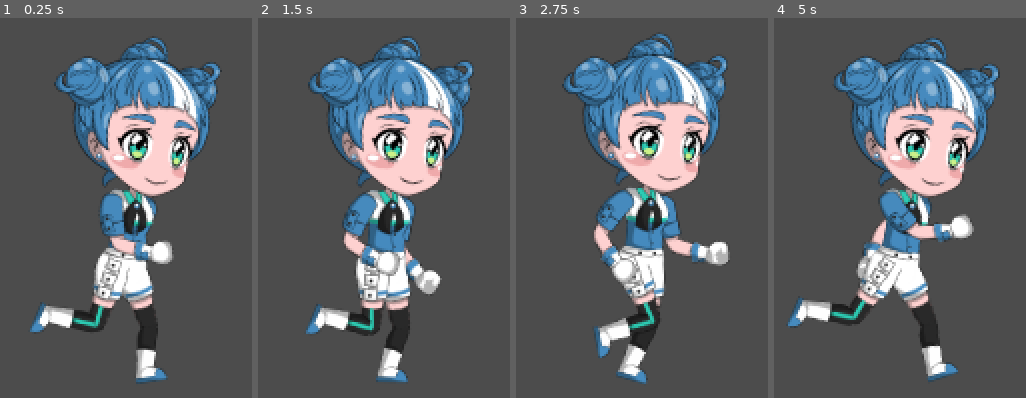
Above: before the commit, frames 1-4 (left to right).
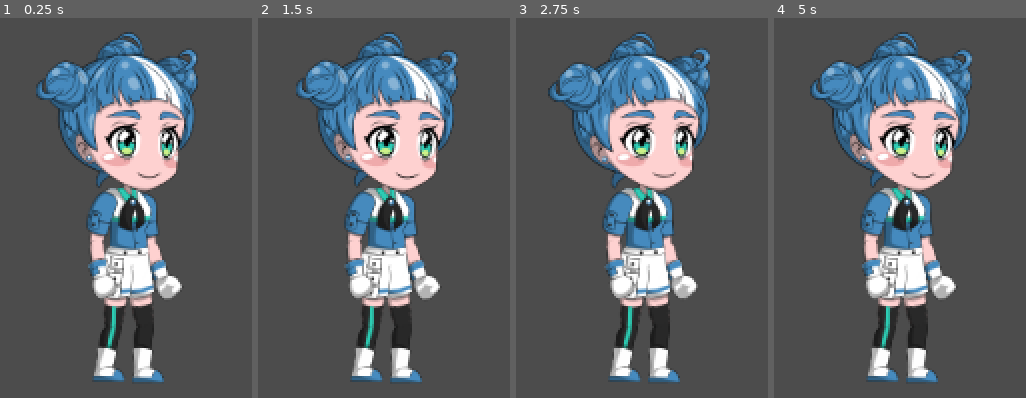
Above: after the commit, the same moments.

Repository: cr0b3n/Onset
Game: Godot game, scene res://Gameplay Scenes/MainScene.tscn
The game is run twice, just before and just after one commit, with the same random seed, the same clock (stepped at 60 frames per second) and the same inputs.
Inputs:
- Up to frame 1 (0.25 s): no input
- Up to frame 2 (1.5 s): no input
- Up to frame 3 (2.75 s): no input
- Up to frame 4 (5 s): no input

The runs differ from the first frame. In frame 1, 27% of the frame differs, in the area x 11-89%, y 3-96%; in frame 2, 23%; in frame 3, 26%; in frame 4, 30%, in the area x 5-90%, y 3-96%.

Commit message:
Added Jump, Fall & Death Animation

Diff:
--- a/Onset/Prefabs/Godette.tscn
+++ b/Onset/Prefabs/Godette.tscn
@@ -19,6 +19,329 @@
 [sub_resource type="RectangleShape2D" id=1]
 extents = Vector2( 19, 112 )
 
+[sub_resource type="Animation" id=6]
+resource_name = "Dash"
+length = 0.001
+tracks/0/type = "value"
+tracks/0/path = NodePath("Graphic/Body/Leg-Right-Up:rotation_degrees")
+tracks/0/interp = 1
+tracks/0/loop_wrap = true
+tracks/0/imported = false
+tracks/0/enabled = true
+tracks/0/keys = {
+"times": PoolRealArray( 0 ),
+"transitions": PoolRealArray( 1 ),
+"update": 0,
+"values": [ -35.4788 ]
+}
+tracks/1/type = "value"
+tracks/1/path = NodePath("Graphic/Body/Leg-Right-Up/Leg-Right-Bot/Foot-Right:rotation_degrees")
+tracks/1/interp = 1
+tracks/1/loop_wrap = true
+tracks/1/imported = false
+tracks/1/enabled = true
+tracks/1/keys = {
+"times": PoolRealArray( 0 ),
+"transitions": PoolRealArray( 1 ),
+"update": 0,
+"values": [ -2.36123 ]
+}
+tracks/2/type = "value"
+tracks/2/path = NodePath("Graphic/Body/Leg-Left-Up:rotation_degrees")
+tracks/2/interp = 1
+tracks/2/loop_wrap = true
+tracks/2/imported = false
+tracks/2/enabled = true
+tracks/2/keys = {
+"times": PoolRealArray( 0 ),
+"transitions": PoolRealArray( 1 ),
+"update": 0,
+"values": [ 0.771679 ]
+}
+tracks/3/type = "value"
+tracks/3/path = NodePath("Graphic/Body/Leg-Left-Up/Leg-Left-Bot:rotation_degrees")
+tracks/3/interp = 1
+tracks/3/loop_wrap = true
+tracks/3/imported = false
+tracks/3/enabled = true
+tracks/3/keys = {
+"times": PoolRealArray( 0 ),
+"transitions": PoolRealArray( 1 ),
+"update": 0,
+"values": [ 40.4979 ]
+}
+tracks/4/type = "value"
+tracks/4/path = NodePath("Graphic/Body/Leg-Left-Up/Leg-Left-Bot/Foot-Left:rotation_degrees")
+tracks/4/interp = 1
+tracks/4/loop_wrap = true
+tracks/4/imported = false
+tracks/4/enabled = true
+tracks/4/keys = {
+"times": PoolRealArray( 0 ),
+"transitions": PoolRealArray( 1 ),
+"update": 0,
+"values": [ 13.8998 ]
+}
+tracks/5/type = "value"
+tracks/5/path = NodePath("Graphic/Body/Leg-Right-Up/Leg-Right-Bot:rotation_degrees")
+tracks/5/interp = 1
+tracks/5/loop_wrap = true
+tracks/5/imported = false
+tracks/5/enabled = true
+tracks/5/keys = {
+"times": PoolRealArray( 0 ),
+"transitions": PoolRealArray( 1 ),
+"update": 0,
+"values": [ 30.791 ]
+}
+tracks/6/type = "value"
+tracks/6/path = NodePath("Graphic/Body/Arm-Left-Up/Hand-Left:rotation_degrees")
+tracks/6/interp = 1
+tracks/6/loop_wrap = true
+tracks/6/imported = false
+tracks/6/enabled = true
+tracks/6/keys = {
+"times": PoolRealArray( 0 ),
+"transitions": PoolRealArray( 1 ),
+"update": 0,
+"values": [ -62.9811 ]
+}
+tracks/7/type = "value"
+tracks/7/path = NodePath("Graphic/Body/Neck:rotation_degrees")
+tracks/7/interp = 1
+tracks/7/loop_wrap = true
+tracks/7/imported = false
+tracks/7/enabled = true
+tracks/7/keys = {
+"times": PoolRealArray( 0 ),
+"transitions": PoolRealArray( 1 ),
+"update": 0,
+"values": [ 15.0 ]
+}
+tracks/8/type = "value"
+tracks/8/path = NodePath("Graphic/Body/Arm-Right-Up/Hand-Right:rotation_degrees")
+tracks/8/interp = 1
+tracks/8/loop_wrap = true
+tracks/8/imported = false
+tracks/8/enabled = true
+tracks/8/keys = {
+"times": PoolRealArray( 0 ),
+"transitions": PoolRealArray( 1 ),
+"update": 0,
+"values": [ -90.0 ]
+}
+tracks/9/type = "value"
+tracks/9/path = NodePath("Graphic/Body/Arm-Right-Up:rotation_degrees")
+tracks/9/interp = 1
+tracks/9/loop_wrap = true
+tracks/9/imported = false
+tracks/9/enabled = true
+tracks/9/keys = {
+"times": PoolRealArray( 0 ),
+"transitions": PoolRealArray( 1 ),
+"update": 0,
+"values": [ -0.182287 ]
+}
+tracks/10/type = "value"
+tracks/10/path = NodePath("Graphic/Body/Arm-Left-Up:rotation_degrees")
+tracks/10/interp = 1
+tracks/10/loop_wrap = true
+tracks/10/imported = false
+tracks/10/enabled = true
+tracks/10/keys = {
+"times": PoolRealArray( 0 ),
+"transitions": PoolRealArray( 1 ),
+"update": 0,
+"values": [ 26.5817 ]
+}
+tracks/11/type = "value"
+tracks/11/path = NodePath("Graphic/Body:rotation_degrees")
+tracks/11/interp = 1
+tracks/11/loop_wrap = true
+tracks/11/imported = false
+tracks/11/enabled = true
+tracks/11/keys = {
+"times": PoolRealArray( 0 ),
+"transitions": PoolRealArray( 1 ),
+"update": 0,
+"values": [ 8.0 ]
+}
+tracks/12/type = "value"
+tracks/12/path = NodePath("Graphic/Body:position")
+tracks/12/interp = 1
+tracks/12/loop_wrap = true
+tracks/12/imported = false
+tracks/12/enabled = true
+tracks/12/keys = {
+"times": PoolRealArray( 0 ),
+"transitions": PoolRealArray( 1 ),
+"update": 0,
+"values": [ Vector2( 0, 4 ) ]
+}
+
+[sub_resource type="Animation" id=7]
+resource_name = "Death"
+
+[sub_resource type="Animation" id=5]
+resource_name = "Fall"
+length = 0.001
+tracks/0/type = "value"
+tracks/0/path = NodePath("Graphic/Body/Leg-Right-Up:rotation_degrees")
+tracks/0/interp = 1
+tracks/0/loop_wrap = true
+tracks/0/imported = false
+tracks/0/enabled = true
+tracks/0/keys = {
+"times": PoolRealArray( 0 ),
+"transitions": PoolRealArray( 1 ),
+"update": 0,
+"values": [ -59.5597 ]
+}
+tracks/1/type = "value"
+tracks/1/path = NodePath("Graphic/Body/Leg-Right-Up/Leg-Right-Bot/Foot-Right:rotation_degrees")
+tracks/1/interp = 1
+tracks/1/loop_wrap = true
+tracks/1/imported = false
+tracks/1/enabled = true
+tracks/1/keys = {
+"times": PoolRealArray( 0 ),
+"transitions": PoolRealArray( 1 ),
+"update": 0,
+"values": [ 11.68 ]
+}
+tracks/2/type = "value"
+tracks/2/path = NodePath("Graphic/Body/Leg-Left-Up:rotation_degrees")
+tracks/2/interp = 1
+tracks/2/loop_wrap = true
+tracks/2/imported = false
+tracks/2/enabled = true
+tracks/2/keys = {
+"times": PoolRealArray( 0 ),
+"transitions": PoolRealArray( 1 ),
+"update": 0,
+"values": [ -21.4504 ]
+}
+tracks/3/type = "value"
+tracks/3/path = NodePath("Graphic/Body/Leg-Left-Up/Leg-Left-Bot:rotation_degrees")
+tracks/3/interp = 1
+tracks/3/loop_wrap = true
+tracks/3/imported = false
+tracks/3/enabled = true
+tracks/3/keys = {
+"times": PoolRealArray( 0 ),
+"transitions": PoolRealArray( 1 ),
+"update": 0,
+"values": [ 59.7478 ]
+}
+tracks/4/type = "value"
+tracks/4/path = NodePath("Graphic/Body/Leg-Left-Up/Leg-Left-Bot/Foot-Left:rotation_degrees")
+tracks/4/interp = 1
+tracks/4/loop_wrap = true
+tracks/4/imported = false
+tracks/4/enabled = true
+tracks/4/keys = {
+"times": PoolRealArray( 0 ),
+"transitions": PoolRealArray( 1 ),
+"update": 0,
+"values": [ 3.78967 ]
+}
+tracks/5/type = "value"
+tracks/5/path = NodePath("Graphic/Body/Leg-Right-Up/Leg-Right-Bot:rotation_degrees")
+tracks/5/interp = 1
+tracks/5/loop_wrap = true
+tracks/5/imported = false
+tracks/5/enabled = true
+tracks/5/keys = {
+"times": PoolRealArray( 0 ),
+"transitions": PoolRealArray( 1 ),
+"update": 0,
+"values": [ 54.4905 ]
+}
+tracks/6/type = "value"
+tracks/6/path = NodePath("Graphic/Body/Arm-Left-Up/Hand-Left:rotation_degrees")
+tracks/6/interp = 1
+tracks/6/loop_wrap = true
+tracks/6/imported = false
+tracks/6/enabled = true
+tracks/6/keys = {
+"times": PoolRealArray( 0 ),
+"transitions": PoolRealArray( 1 ),
+"update": 0,
+"values": [ -46.0174 ]
+}
+tracks/7/type = "value"
+tracks/7/path = NodePath("Graphic/Body/Neck:rotation_degrees")
+tracks/7/interp = 1
+tracks/7/loop_wrap = true
+tracks/7/imported = false
+tracks/7/enabled = true
+tracks/7/keys = {
+"times": PoolRealArray( 0 ),
+"transitions": PoolRealArray( 1 ),
+"update": 0,
+"values": [ 12.0 ]
+}
+tracks/8/type = "value"
+tracks/8/path = NodePath("Graphic/Body/Arm-Right-Up/Hand-Right:rotation_degrees")
+tracks/8/interp = 1
+tracks/8/loop_wrap = true
+tracks/8/imported = false
+tracks/8/enabled = true
+tracks/8/keys = {
+"times": PoolRealArray( 0 ),
+"transitions": PoolRealArray( 1 ),
+"update": 0,
+"values": [ -18.3609 ]
+}
+tracks/9/type = "value"
+tracks/9/path = NodePath("Graphic/Body/Arm-Right-Up:rotation_degrees")
+tracks/9/interp = 1
+tracks/9/loop_wrap = true
+tracks/9/imported = false
+tracks/9/enabled = true
+tracks/9/keys = {
+"times": PoolRealArray( 0 ),
+"transitions": PoolRealArray( 1 ),
+"update": 0,
+"values": [ -12.9842 ]
+}
+tracks/10/type = "value"
+tracks/10/path = NodePath("Graphic/Body/Arm-Left-Up:rotation_degrees")
+tracks/10/interp = 1
+tracks/10/loop_wrap = true
+tracks/10/imported = false
+tracks/10/enabled = true
+tracks/10/keys = {
+"times": PoolRealArray( 0 ),
+"transitions": PoolRealArray( 1 ),
+"update": 0,
+"values": [ 21.1968 ]
+}
+tracks/11/type = "value"
+tracks/11/path = NodePath("Graphic/Body:rotation_degrees")
+tracks/11/interp = 1
+tracks/11/loop_wrap = true
+tracks/11/imported = false
+tracks/11/enabled = true
+tracks/11/keys = {
+"times": PoolRealArray( 0 ),
+"transitions": PoolRealArray( 1 ),
+"update": 0,
+"values": [ 5.0 ]
+}
+tracks/12/type = "value"
+tracks/12/path = NodePath("Graphic/Body:position")
+tracks/12/interp = 1
+tracks/12/loop_wrap = true
+tracks/12/imported = false
+tracks/12/enabled = true
+tracks/12/keys = {
+"times": PoolRealArray( 0 ),
+"transitions": PoolRealArray( 1 ),
+"update": 0,
+"values": [ Vector2( 0, 0.8 ) ]
+}
+
 [sub_resource type="Animation" id=2]
 resource_name = "Idle"
 length = 1.6
@@ -180,6 +503,166 @@
 "values": [ -7.11768, -7.11768 ]
 }
 
+[sub_resource type="Animation" id=4]
+resource_name = "Jump"
+length = 0.001
+tracks/0/type = "value"
+tracks/0/path = NodePath("Graphic/Body/Leg-Right-Up:rotation_degrees")
+tracks/0/interp = 1
+tracks/0/loop_wrap = true
+tracks/0/imported = false
+tracks/0/enabled = true
+tracks/0/keys = {
+"times": PoolRealArray( 0 ),
+"transitions": PoolRealArray( 1 ),
+"update": 0,
+"values": [ -73.6797 ]
+}
+tracks/1/type = "value"
+tracks/1/path = NodePath("Graphic/Body/Leg-Right-Up/Leg-Right-Bot/Foot-Right:rotation_degrees")
+tracks/1/interp = 1
+tracks/1/loop_wrap = true
+tracks/1/imported = false
+tracks/1/enabled = true
+tracks/1/keys = {
+"times": PoolRealArray( 0 ),
+"transitions": PoolRealArray( 1 ),
+"update": 0,
+"values": [ 38.2692 ]
+}
+tracks/2/type = "value"
+tracks/2/path = NodePath("Graphic/Body/Leg-Left-Up:rotation_degrees")
+tracks/2/interp = 1
+tracks/2/loop_wrap = true
+tracks/2/imported = false
+tracks/2/enabled = true
+tracks/2/keys = {
+"times": PoolRealArray( 0 ),
+"transitions": PoolRealArray( 1 ),
+"update": 0,
+"values": [ -60.9627 ]
+}
+tracks/3/type = "value"
+tracks/3/path = NodePath("Graphic/Body/Leg-Left-Up/Leg-Left-Bot:rotation_degrees")
+tracks/3/interp = 1
+tracks/3/loop_wrap = true
+tracks/3/imported = false
+tracks/3/enabled = true
+tracks/3/keys = {
+"times": PoolRealArray( 0 ),
+"transitions": PoolRealArray( 1 ),
+"update": 0,
+"values": [ 92.959 ]
+}
+tracks/4/type = "value"
+tracks/4/path = NodePath("Graphic/Body/Leg-Left-Up/Leg-Left-Bot/Foot-Left:rotation_degrees")
+tracks/4/interp = 1
+tracks/4/loop_wrap = true
+tracks/4/imported = false
+tracks/4/enabled = true
+tracks/4/keys = {
+"times": PoolRealArray( 0 ),
+"transitions": PoolRealArray( 1 ),
+"update": 0,
+"values": [ 26.4891 ]
+}
+tracks/5/type = "value"
+tracks/5/path = NodePath("Graphic/Body/Leg-Right-Up/Leg-Right-Bot:rotation_degrees")
+tracks/5/interp = 1
+tracks/5/loop_wrap = true
+tracks/5/imported = false
+tracks/5/enabled = true
+tracks/5/keys = {
+"times": PoolRealArray( 0 ),
+"transitions": PoolRealArray( 1 ),
+"update": 0,
+"values": [ 68.4194 ]
+}
+tracks/6/type = "value"
+tracks/6/path = NodePath("Graphic/Body/Arm-Left-Up/Hand-Left:rotation_degrees")
+tracks/6/interp = 1
+tracks/6/loop_wrap = true
+tracks/6/imported = false
+tracks/6/enabled = true
+tracks/6/keys = {
+"times": PoolRealArray( 0 ),
+"transitions": PoolRealArray( 1 ),
+"update": 0,
+"values": [ -51.8992 ]
+}
+tracks/7/type = "value"
+tracks/7/path = NodePath("Graphic/Body/Neck:rotation_degrees")
+tracks/7/interp = 1
+tracks/7/loop_wrap = true
+tracks/7/imported = false
+tracks/7/enabled = true
+tracks/7/keys = {
+"times": PoolRealArray( 0 ),
+"transitions": PoolRealArray( 1 ),
+"update": 0,
+"values": [ -12.0 ]
+}
+tracks/8/type = "value"
+tracks/8/path = NodePath("Graphic/Body/Arm-Right-Up/Hand-Right:rotation_degrees")
+tracks/8/interp = 1
+tracks/8/loop_wrap = true
+tracks/8/imported = false
+tracks/8/enabled = true
+tracks/8/keys = {
+"times": PoolRealArray( 0 ),
+"transitions": PoolRealArray( 1 ),
+"update": 0,
+"values": [ -43.9303 ]
+}
+tracks/9/type = "value"
+tracks/9/path = NodePath("Graphic/Body/Arm-Right-Up:rotation_degrees")
+tracks/9/interp = 1
+tracks/9/loop_wrap = true
+tracks/9/imported = false
+tracks/9/enabled = true
+tracks/9/keys = {
+"times": PoolRealArray( 0 ),
+"transitions": PoolRealArray( 1 ),
+"update": 0,
+"values": [ -4.08618 ]
+}
+tracks/10/type = "value"
+tracks/10/path = NodePath("Graphic/Body/Arm-Left-Up:rotation_degrees")
+tracks/10/interp = 1
+tracks/10/loop_wrap = true
+tracks/10/imported = false
+tracks/10/enabled = true
+tracks/10/keys = {
+"times": PoolRealArray( 0 ),
+"transitions": PoolRealArray( 1 ),
+"update": 0,
+"values": [ 34.3798 ]
+}
+tracks/11/type = "value"
+tracks/11/path = NodePath("Graphic/Body:rotation_degrees")
+tracks/11/interp = 1
+tracks/11/loop_wrap = true
+tracks/11/imported = false
+tracks/11/enabled = true
+tracks/11/keys = {
+"times": PoolRealArray( 0 ),
+"transitions": PoolRealArray( 1 ),
+"update": 0,
+"values": [ -3.0 ]
+}
+tracks/12/type = "value"
+tracks/12/path = NodePath("Graphic/Body:position")
+tracks/12/interp = 1
+tracks/12/loop_wrap = true
+tracks/12/imported = false
+tracks/12/enabled = true
+tracks/12/keys = {
+"times": PoolRealArray( 0 ),
+"transitions": PoolRealArray( 1 ),
+"update": 0,
+"values": [ Vector2( 0, 0.8 ) ]
+}
+
 [sub_resource type="Animation" id=3]
 resource_name = "Run"
 length = 0.6
@@ -348,14 +831,14 @@
 position = Vector2( -0.0625, 8.70013 )
 
 [node name="Body" type="Sprite" parent="Graphic"]
-position = Vector2( 0, 3.8 )
-rotation = 0.0872665
+position = Vector2( 0, 0.8 )
+rotation = 0.0349066
 z_index = 1
 texture = ExtResource( 11 )
 
 [node name="Neck" type="Sprite" parent="Graphic/Body"]
 position = Vector2( 0.334076, -36.143 )
-rotation = 0.0698132
+rotation = 0.0261799
 z_index = -1
 texture = ExtResource( 3 )
 
@@ -366,66 +849,65 @@
 
 [node name="Arm-Right-Up" type="Sprite" parent="Graphic/Body"]
 position = Vector2( 12.4483, -23.8104 )
-rotation = 0.200713
+rotation = -0.10472
 z_index = -3
 texture = ExtResource( 6 )
 offset = Vector2( -0.618535, 14.4798 )
 
 [node name="Hand-Right" type="Sprite" parent="Graphic/Body/Arm-Right-Up"]
 position = Vector2( 1.60196, 31.5883 )
-rotation = -0.851964
+rotation = 0.026359
 texture = ExtResource( 4 )
 offset = Vector2( 8.66032, 17.8287 )
 
 [node name="Arm-Left-Up" type="Sprite" parent="Graphic/Body"]
 position = Vector2( -13.4558, -24.5019 )
-rotation = -0.0610865
+rotation = 0.10472
 z_index = 5
 texture = ExtResource( 13 )
 offset = Vector2( -2.49409, 14.849 )
 
 [node name="Hand-Left" type="Sprite" parent="Graphic/Body/Arm-Left-Up"]
 position = Vector2( -4.03992, 31.4232 )
-rotation = -0.785398
+rotation = -0.218166
 z_index = 6
 texture = ExtResource( 1 )
 offset = Vector2( 1.28168, 18.2164 )
 
 [node name="Leg-Right-Up" type="Sprite" parent="Graphic/Body"]
 position = Vector2( 5.6, 22 )
-rotation = -0.0799836
+rotation = -0.244346
 z_index = 1
 texture = ExtResource( 16 )
 offset = Vector2( 0.00240326, 19.4748 )
 
 [node name="Leg-Right-Bot" type="Sprite" parent="Graphic/Body/Leg-Right-Up"]
 position = Vector2( -0.6, 40.983 )
-rotation = 1.74533
+rotation = 0.200713
 texture = ExtResource( 7 )
 offset = Vector2( -1.24331, 17.484 )
 
 [node name="Foot-Right" type="Sprite" parent="Graphic/Body/Leg-Right-Up/Leg-Right-Bot"]
 position = Vector2( -5.9778, 35.8566 )
-rotation = 0.20944
 texture = ExtResource( 9 )
 offset = Vector2( 8.19844, -0.834656 )
 
 [node name="Leg-Left-Up" type="Sprite" parent="Graphic/Body"]
 position = Vector2( -6.3, 22 )
-rotation = -0.305433
+rotation = 0.00523599
 z_index = 4
 texture = ExtResource( 14 )
 offset = Vector2( 0.00240326, 19.4748 )
 
 [node name="Leg-Left-Bot" type="Sprite" parent="Graphic/Body/Leg-Left-Up"]
 position = Vector2( -0.6, 40.983 )
-rotation = 0.465375
+rotation = 0.0959931
 texture = ExtResource( 2 )
 offset = Vector2( -1.24331, 17.484 )
 
 [node name="Foot-Left" type="Sprite" parent="Graphic/Body/Leg-Left-Up/Leg-Left-Bot"]
 position = Vector2( -5.9778, 35.8566 )
-rotation = -0.230445
+rotation = -0.124227
 texture = ExtResource( 9 )
 offset = Vector2( 8.19844, -0.834656 )
 
@@ -445,12 +927,15 @@
 texture = ExtResource( 10 )
 
 [node name="CollisionBox" type="CollisionShape2D" parent="."]
-visible = false
 shape = SubResource( 1 )
 
 [node name="AnimationPlayer" type="AnimationPlayer" parent="."]
-autoplay = "Run"
+autoplay = "Idle"
+anims/Dash = SubResource( 6 )
+anims/Death = SubResource( 7 )
+anims/Fall = SubResource( 5 )
 anims/Idle = SubResource( 2 )
+anims/Jump = SubResource( 4 )
 anims/Run = SubResource( 3 )
 
 [node name="Camera2D" type="Camera2D" parent="."]
Not shown: 1 places in Onset/Prefabs/Godette.tscn that only renumber resources
